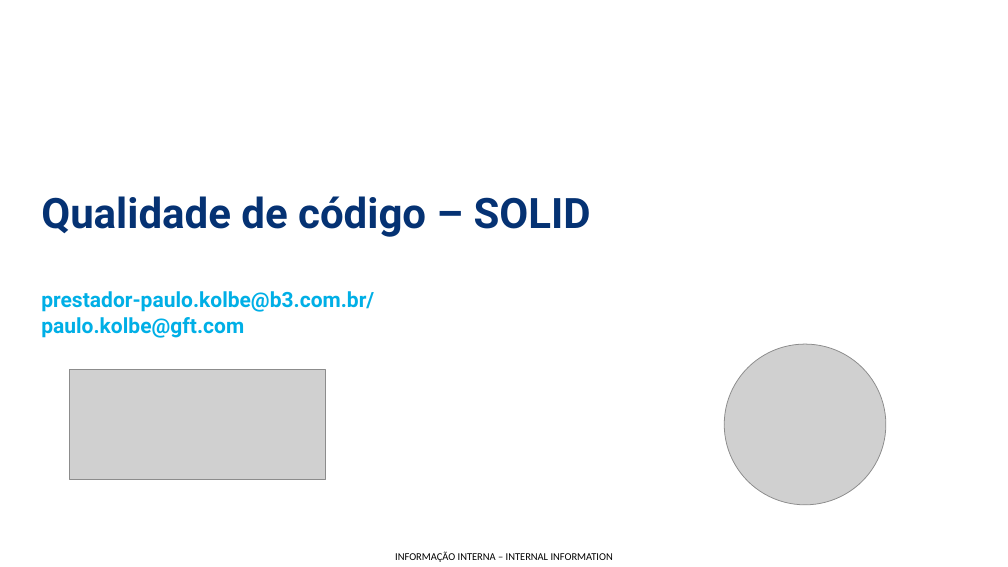
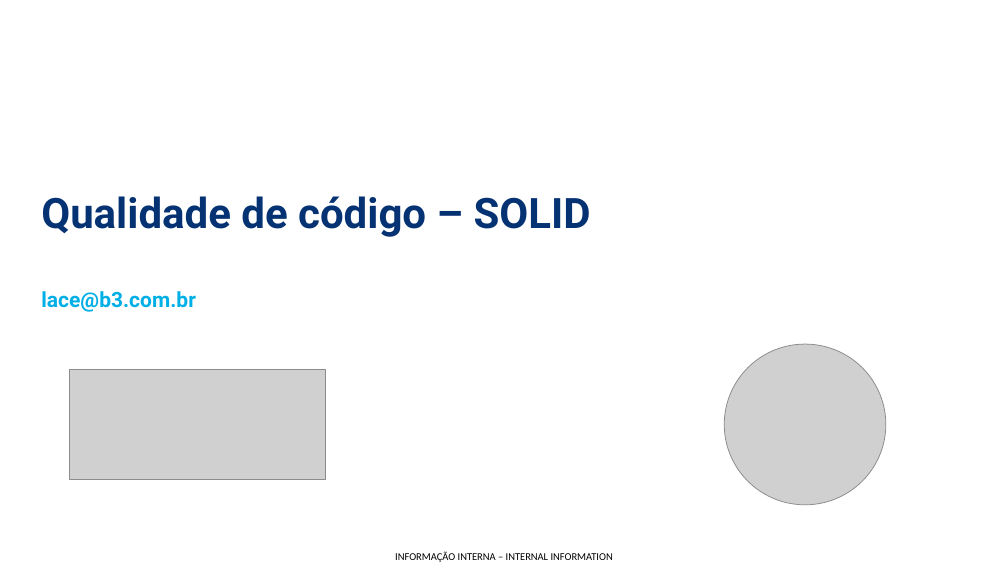
Before and after one commit to phkolbe/hello-world, a slide deck: slide 14 of presentations/08 - Qualidade de codigo - SOLID.pptx (slide 9 before the commit). Drawn at 1008x567 pixels with LibreOffice and Linux fonts; fonts in the diff are those of the drawing; grey boxes stand for pictures; background and template pictures are left out. Boxes give left, top, right and bottom in pixels: in the first picture for what was removed or moved away, otherwise in the second. Text is boxed around its words. In the diff, an @@ line names an element or a change of style, - is before the commit and + after.

```diff
--- a/presentations/08 - Qualidade de codigo - SOLID.pptx
+++ b/presentations/08 - Qualidade de codigo - SOLID.pptx
@@ title at [41,196,591,312]: text changed; size 20 to 40 pt; text colour #00AFE6 to #053273 @@
-Qualidade de código – SOLID
-prestador-paulo.kolbe@b3.com.br/
-paulo.kolbe@gft.com
+Qualidade de código – SOLID
+lace@b3.com.br
```
Also in this commit, not shown: 3 other slides changed, 5 slides added, 23 other files.
